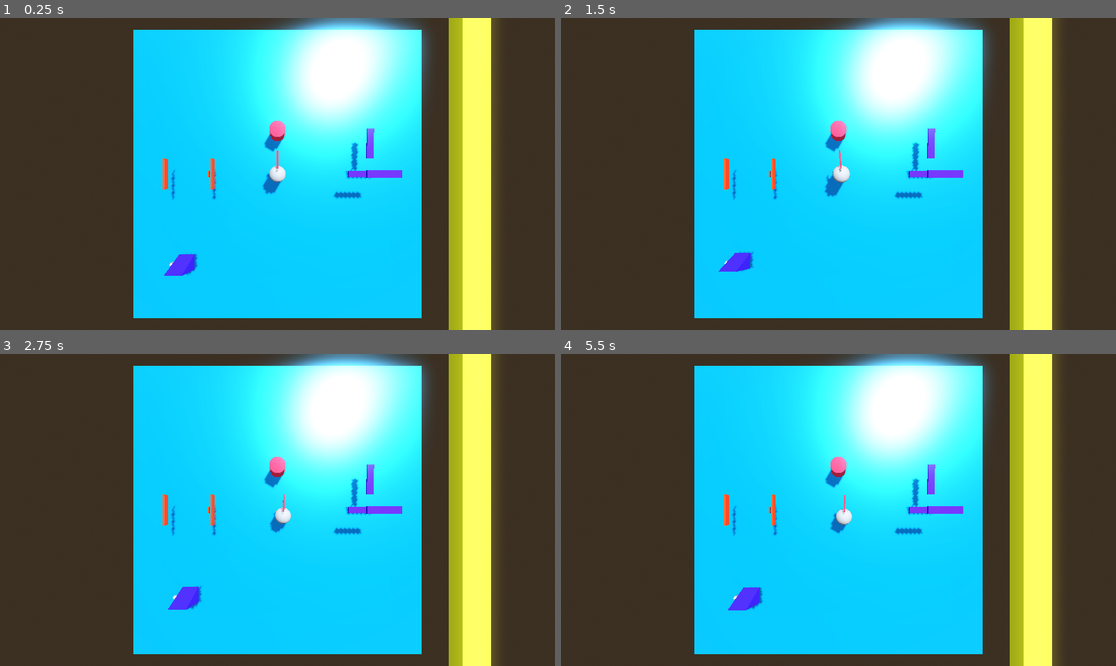
Above: before the commit, frames 1-4 (two rows, left to right).
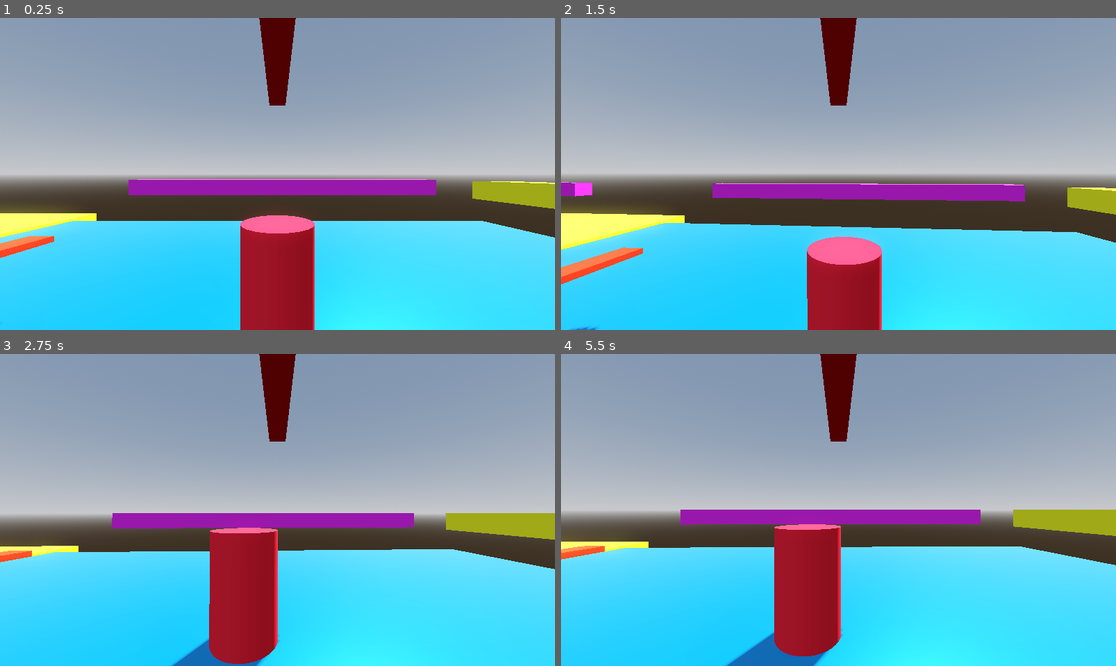
Above: after the commit, the same moments.

Repository: Charlie-Quin/Portals-
Game: Godot game, scene res://world.tscn
Two runs of this game, one before a commit and one after it. Both use one fixed random seed, a clock stepped at 60 frames per second and the inputs below.
Inputs (mouse positions are in pixels of both pictures, inside the frame that each line leads up to):
- Up to frame 1 (0.25 s): no input
- Up to frame 2 (1.5 s): move the mouse to (866, 174) at 0.52 s; tap A (a) at 0.6 s; tap Space (jump) at 0.77 s; tap D (d) at 0.8, 1.35 s; move the mouse to (810, 174) at 1.27 s
- Up to frame 3 (2.75 s): tap Space (jump) at 1.52 s; tap S (s) at 1.55, 2.1 s; move the mouse to (288, 503) at 2.02 s; tap W (w) at 2.3 s
- Up to frame 4 (5.5 s): move the mouse to (832, 516) at 2.77 s; tap W (w) at 2.85, 5.3 s; tap Space (jump) at 3.02, 3.77, 4.52 s; tap A (a) at 3.05, 3.6 s; move the mouse to (877, 513) at 3.52 s; tap D (d) at 3.8, 4.35 s; move the mouse to (794, 506) at 4.27 s; tap S (s) at 4.55, 5.1 s; move the mouse to (844, 510) at 5.02 s

The runs differ from the first frame. In frame 1, 95% of the frame differs, in the area x 0-100%, y 0-100%; in frame 2, 95%; in frame 3, 96%; in frame 4, 96%.

Commit message:
started doing... somethign

Diff:
--- a/portal.gd
+++ b/portal.gd
@@ -7,10 +7,17 @@
 
 var player : CharacterBody3D
 
+@onready var viewport = $SubViewport
+@onready var materialOverride = $sprite/Sprite3D.material_override
+
 # Called when the node enters the scene tree for the first time.
 func _ready():
 
-
+	#var linked: Node = links[portal]
+	#var link_viewport: Viewport = linked.get_node("Viewport")
+	#var tex := link_viewport.get_texture()
+	#var mat = portal.get_node("Screen").get_node("Back").material_override
+	#mat.set_shader_param("texture_albedo", tex)
 
 	pass # Replace with function body.
 
@@ -23,52 +30,12 @@
 		if not player:
 			return
 
-	#this bit works if there are no rotations
-	if false:
-		var cameraOffset = -(global_position - player.global_position)
-		camera.global_position =  cameraOffset + targetPortal.global_position
-
-	#works with rotations on the portals! not the player. Let's use the real functions to do this now.
-	if false:
-		var globalOffset = -(global_transform.origin - player.global_transform.origin)
-		var myBasis = global_transform.basis
-		var localOffset = Vector3(globalOffset.dot(myBasis.x),globalOffset.dot(myBasis.y),globalOffset.dot(myBasis.z))
-
-		var targetBasis = targetPortal.global_transform.basis
-		var newPosition = (
-			targetPortal.global_transform.origin +
-			targetBasis.z * localOffset.z +
-			targetBasis.x * localOffset.x +
-			targetBasis.y * localOffset.y
-			)
-
-		camera.position = newPosition
-
-	#this works great for position!
-	var localOffset = to_local(player.global_transform.origin)
-	var newPosition = targetPortal.to_global(localOffset)
-	camera.position = newPosition
-
-	#doesn't work
-	if false:
-		# Calculate the combined matrix
-		var matrix = global_transform * targetPortal.transform * player.neck.global_transform
-		# Apply rotation to the camera
-		camera.quaternion = matrix.basis.get_rotation_quaternion()
-
 
 	# we want the player's global matrix as relative to the target portal
+	var m = targetPortal.global_transform * global_transform.affine_inverse() * player.neck.global_transform
+	camera.transform = m
 
-	var player_local_to_A = global_transform.affine_inverse() * player.neck.global_transform
-
-	var newMatrix = targetPortal.global_transform * player_local_to_A
-
-	camera.transform.basis = newMatrix.basis
-	camera.transform.origin = newMatrix.origin
-
-	#this code is run by "portal in"
-	#??? = -player.global_transform.basis.z + self.transform.basis.z + targetPortal.basis.z
-
-	#camera.look_at(camera.global_position - player.neck.global_transform.basis.z + self.transform.basis.z - targetPortal.transform.basis.z)
+	if materialOverride and viewport:
+		materialOverride.set_shader_parameter("texture_albedo", viewport.get_texture())
 
 	pass
--- /dev/null
+++ b/portal.gdshader
@@ -0,0 +1,12 @@
+shader_type spatial;
+
+uniform sampler2D texture_albedo : source_color;
+
+void vertex() {
+}
+
+void fragment() {
+	vec2 base_uv = SCREEN_UV;
+	vec4 albedo_tex = texture(texture_albedo,base_uv);
+	ALBEDO = albedo_tex.rgb;
+}
--- a/world.tscn
+++ b/world.tscn
@@ -1,9 +1,10 @@
-[gd_scene load_steps=35 format=3 uid="uid://c846xrm4uahcx"]
+[gd_scene load_steps=38 format=3 uid="uid://c846xrm4uahcx"]
 
 [ext_resource type="Shader" path="res://cutoff.gdshader" id="1_4j5p8"]
 [ext_resource type="Script" path="res://capsul.gd" id="2_powcp"]
 [ext_resource type="Script" path="res://player.gd" id="3_81ptb"]
 [ext_resource type="Script" path="res://portal.gd" id="3_g7d16"]
+[ext_resource type="Shader" path="res://portal.gdshader" id="4_djh6t"]
 
 [sub_resource type="FastNoiseLite" id="FastNoiseLite_yta80"]
 
@@ -30,6 +31,10 @@
 [sub_resource type="StandardMaterial3D" id="StandardMaterial3D_uuctm"]
 albedo_color = Color(1, 0.14902, 0.243137, 1)
 
+[sub_resource type="ShaderMaterial" id="ShaderMaterial_0v2m3"]
+render_priority = 0
+shader = ExtResource("4_djh6t")
+
 [sub_resource type="ViewportTexture" id="ViewportTexture_weusi"]
 viewport_path = NodePath("portal1/SubViewport")
 
@@ -65,19 +70,24 @@
 [sub_resource type="BoxMesh" id="BoxMesh_ijxrr"]
 material = SubResource("StandardMaterial3D_qvn7n")
 
+[sub_resource type="StandardMaterial3D" id="StandardMaterial3D_dkkef"]
+albedo_color = Color(0.0588235, 1, 0.137255, 1)
+
 [sub_resource type="StandardMaterial3D" id="StandardMaterial3D_r2v4a"]
 albedo_color = Color(0, 0.588235, 0.894118, 1)
 metallic = 0.67
 roughness = 0.28
 
-[sub_resource type="StandardMaterial3D" id="StandardMaterial3D_dkkef"]
-albedo_color = Color(0.0588235, 1, 0.137255, 1)
-
 [sub_resource type="StandardMaterial3D" id="StandardMaterial3D_vkxqc"]
 albedo_color = Color(1, 0.196078, 1, 1)
 
 [sub_resource type="StandardMaterial3D" id="StandardMaterial3D_uufj1"]
 albedo_color = Color(1, 1, 0.137255, 1)
+
+[sub_resource type="StandardMaterial3D" id="StandardMaterial3D_0npny"]
+albedo_color = Color(0, 0.172549, 0, 1)
+metallic = 0.67
+roughness = 0.28
 
 [sub_resource type="CapsuleShape3D" id="CapsuleShape3D_js4xe"]
 
@@ -135,7 +145,7 @@
 material = SubResource("StandardMaterial3D_uuctm")
 
 [node name="portal1" type="Node3D" parent="." node_paths=PackedStringArray("targetPortal")]
-transform = Transform3D(-4.37114e-08, -1, -4.37114e-08, 0, -4.37114e-08, 1, -1, 4.37114e-08, 1.91069e-15, -5.35455, 0, 0)
+transform = Transform3D(1, 0, 0, 0, 1, 0, 0, 0, 1, -4.14439, 0, 0)
 script = ExtResource("3_g7d16")
 targetPortal = NodePath("../portal2")
 
@@ -143,10 +153,11 @@
 
 [node name="Sprite3D" type="Sprite3D" parent="portal1/sprite"]
 transform = Transform3D(0.25, 0, 0, 0, 0.25, 0, 0, 0, 1, -0.0668812, 0.0248566, 0.0646772)
-visible = false
+material_override = SubResource("ShaderMaterial_0v2m3")
 texture = SubResource("ViewportTexture_weusi")
 
 [node name="SubViewport" type="SubViewport" parent="portal1"]
+size = Vector2i(720, 1080)
 
 [node name="Camera3D" type="Camera3D" parent="portal1/SubViewport"]
 
@@ -181,10 +192,10 @@
 
 [node name="Sprite3D" type="Sprite3D" parent="portal2/sprite"]
 transform = Transform3D(0.25, 0, 0, 0, 0.25, 0, 0, 0, 1, -0.0668812, 0.0248566, 0.0646772)
-visible = false
 texture = SubResource("ViewportTexture_muivo")
 
 [node name="SubViewport" type="SubViewport" parent="portal2"]
+size = Vector2i(720, 1080)
 
 [node name="Camera3D" type="Camera3D" parent="portal2/SubViewport"]
 
@@ -209,6 +220,11 @@
 [node name="MeshInstance3D2" type="MeshInstance3D" parent="portal2/frame"]
 transform = Transform3D(1.85228, 0, 0, 0, 0.102374, 0, 0, 0, 0.416464, 0, -1.402, 0)
 mesh = SubResource("BoxMesh_ijxrr")
+
+[node name="CSGBox3D" type="CSGBox3D" parent="."]
+transform = Transform3D(1, 0, 0, 0, 1, 0, 0, 0, 1, 0.311401, -0.34217, 3.11577)
+size = Vector3(20.6257, 1, 1)
+material = SubResource("StandardMaterial3D_dkkef")
 
 [node name="floor" type="CSGBox3D" parent="."]
 transform = Transform3D(1, 0, 0, 0, 1, 0, 0, 0, 1, 0, -2.23641, 0)
@@ -216,11 +232,6 @@
 size = Vector3(20, 1, 20)
 material = SubResource("StandardMaterial3D_r2v4a")
 
-[node name="CSGBox3D" type="CSGBox3D" parent="floor"]
-transform = Transform3D(1, 0, 0, 0, 1, 0, 0, 0, 1, 0.311401, 1.89424, 14.3954)
-size = Vector3(20.6257, 1, 1)
-material = SubResource("StandardMaterial3D_dkkef")
-
 [node name="CSGBox3D3" type="CSGBox3D" parent="floor"]
 transform = Transform3D(1, 0, 0, 0, 1, 0, 0, 0, 1, 0.311401, 1.89424, -14.1203)
 size = Vector3(20.6257, 1, 1)
@@ -231,6 +242,27 @@
 size = Vector3(1.72144, 1, 24.8003)
 material = SubResource("StandardMaterial3D_uufj1")
 
+[node name="floor2" type="CSGBox3D" parent="."]
+transform = Transform3D(1, 0, 0, 0, 1, 0, 0, 0, 1, -31.6866, -2.23641, 0)
+use_collision = true
+size = Vector3(20, 1, 20)
+material = SubResource("StandardMaterial3D_0npny")
+
+[node name="CSGBox3D" type="CSGBox3D" parent="floor2"]
+transform = Transform3D(1, 0, 0, 0, 1, 0, 0, 0, 1, 0.311401, 1.89424, 14.3954)
+size = Vector3(20.6257, 1, 1)
+material = SubResource("StandardMaterial3D_dkkef")
+
+[node name="CSGBox3D3" type="CSGBox3D" parent="floor2"]
+transform = Transform3D(1, 0, 0, 0, 1, 0, 0, 0, 1, 0.311401, 1.89424, -14.1203)
+size = Vector3(20.6257, 1, 1)
+material = SubResource("StandardMaterial3D_vkxqc")
+
+[node name="CSGBox3D2" type="CSGBox3D" parent="floor2"]
+transform = Transform3D(1, 0, 0, 0, 1, 0, 0, 0, 1, 15.7262, 0.0613861, 0.836129)
+size = Vector3(11.3444, 1, 24.8003)
+material = SubResource("StandardMaterial3D_uufj1")
+
 [node name="player" type="CharacterBody3D" parent="."]
 script = ExtResource("3_81ptb")
 
@@ -246,6 +278,7 @@
 [node name="neck" type="Node3D" parent="player/head"]
 
 [node name="Camera3D" type="Camera3D" parent="player/head/neck"]
+current = true
 
 [node name="MeshInstance3D" type="MeshInstance3D" parent="player/head/neck"]
 transform = Transform3D(1, 0, 0, 0, 1, 0, 0, 0, 1, 0, 0.478045, -0.772841)
@@ -261,5 +294,4 @@
 shadow_enabled = true
 
 [node name="Camera3D" type="Camera3D" parent="enviroment"]
-transform = Transform3D(1, 0, 0, 0, -4.37114e-08, 1, 0, -1, -4.37114e-08, 0, 12.3496, 0)
-current = true
+transform = Transform3D(1, 0, 0, 0, -4.37114e-08, 1, 0, -1, -4.37114e-08, -16.1056, 22.3886, 0)
